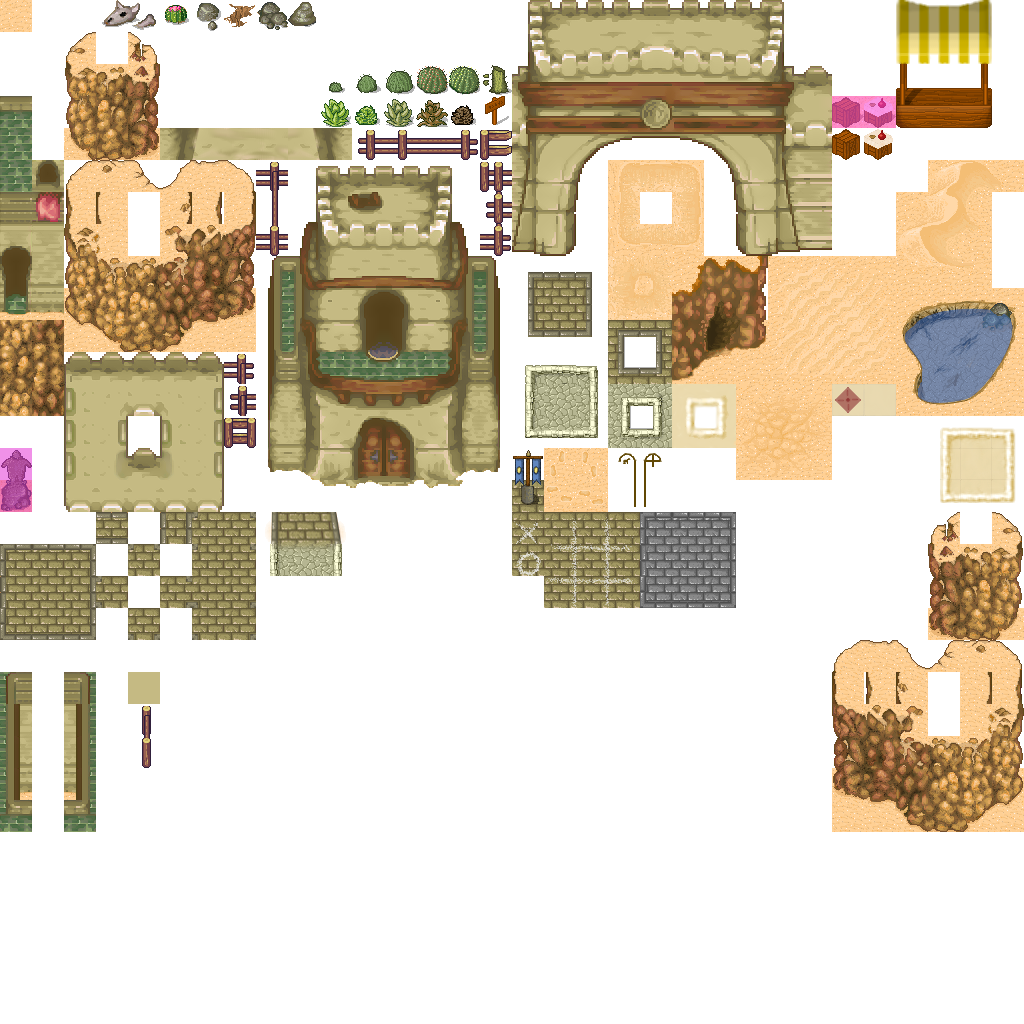
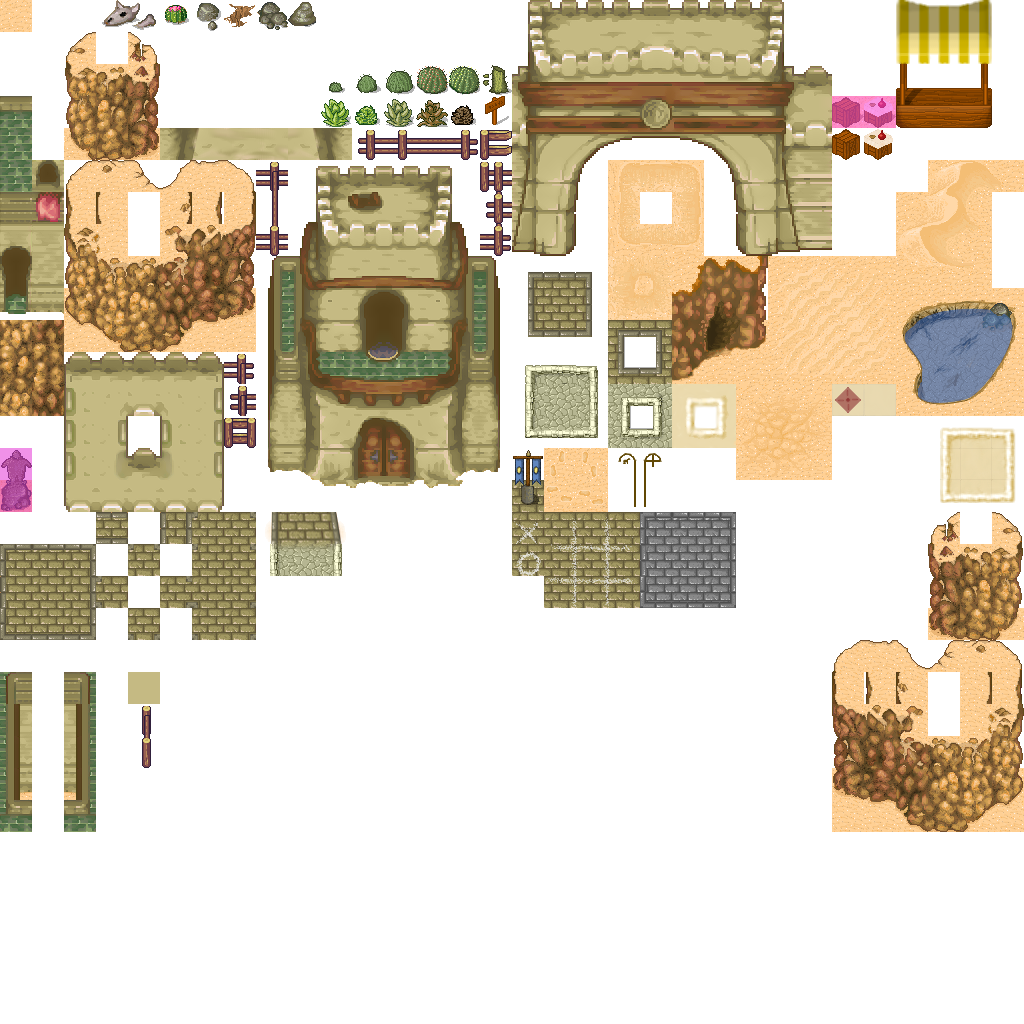
Revision of a layered 1024×1024 image; what changed, layer by layer:
painted on "Hintergrund" over [0, 312, 64, 320]
